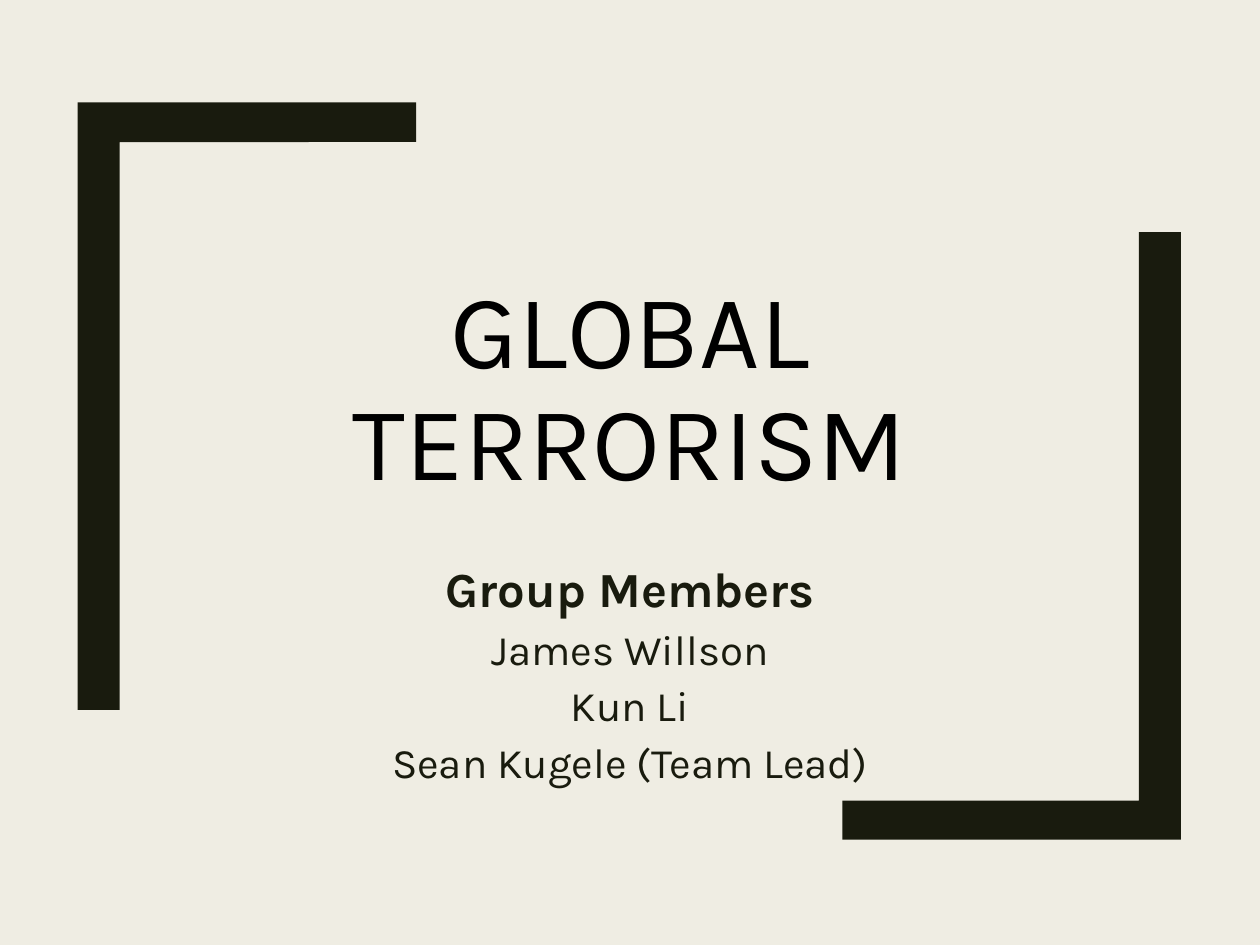
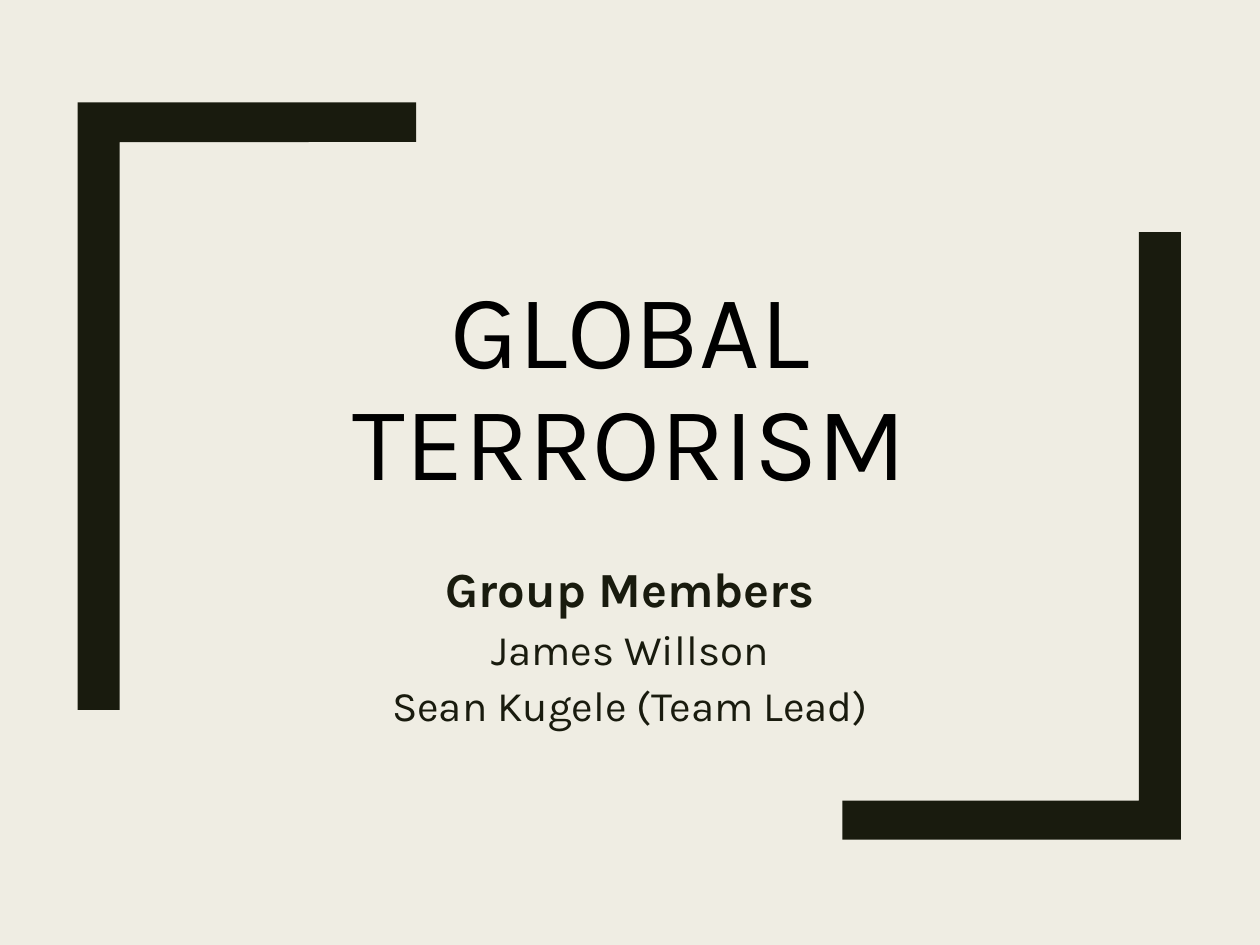
Before and after one commit to stats-learning-fall2019/final-project, a slide deck: slide 1 of presentation/gtdb-final-presentation.pptx. Drawn at 1260x945 pixels with LibreOffice and Linux fonts; fonts in the diff are those of the drawing. Boxes give left, top, right and bottom in pixels: in the first picture for what was removed or moved away, otherwise in the second. Text is boxed around its words. In the diff, an @@ line names an element or a change of style, - is before the commit and + after.

```diff
--- a/presentation/gtdb-final-presentation.pptx
+++ b/presentation/gtdb-final-presentation.pptx
@@ subtitle at [571, 692, 689, 722]: paragraph removed @@
-Kun Li
```
Also in this commit, not shown: 4 other slides changed, 10 slides added, 1 slide removed, 3 other files.
